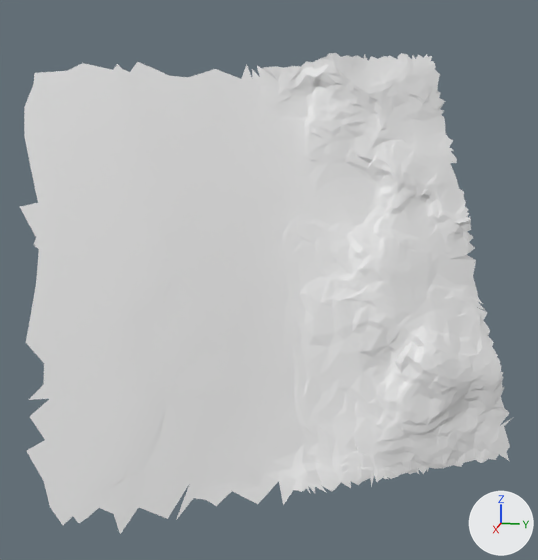
What one commit did to the glTF model moon small_tiles/tile_120.glb.
Both versions are drawn from a camera (50 mm lens) standing at (31.07, 13.89, 14.01) and looking at (22.9, 12.26, 11.97). Every picture has the same lights, and +X, +Y and +Z are marked at lower right. The first picture is the older version. Vertices at exactly the same position are counted once.

Script lines for the objects in view, before the commit:
```python
me_t120 = bpy.data.meshes.new('t120')
me_t120.from_pydata(...)  # 2283 vertices, 4332 faces; spans x 20.87..24.8, y 9.52..15.13, z 9.61..14.54
ob_t120 = bpy.data.objects.new('t120', me_t120)
ob_t120.location = (0.0, 0.0, 0.0)
```
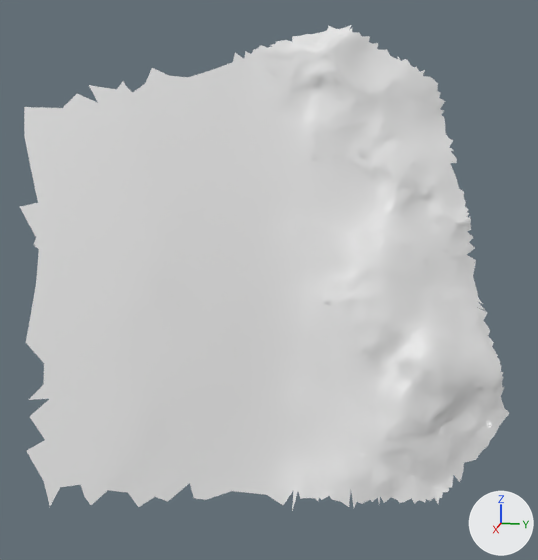
Diff of the bpy script that builds the scene:
```diff
--- a/moon small_tiles/tile_120.glb.py
+++ b/moon small_tiles/tile_120.glb.py
@@ me_t120 @@
 # used by ob_t120; location = (0.0, 0.0, 0.0)
-me_t120.from_pydata(...)  # 2283 vertices, 4332 faces; spans x 20.87..24.8, y 9.52..15.13, z 9.61..14.54
+me_t120.from_pydata(...)  # 2453 vertices, 4677 faces; spans x 21.08..24.78, y 9.52..15.08, z 9.47..14.89
+# me_t120 part 1: 26 vertices removed from x 20.87..21.14, y 13.6..14.09, z 14.29..14.54; 125 vertices added at x 21.17..21.85, y 11.6..13.43, z 14.42..14.89
+# me_t120 part 2: 28 vertices removed from x 22.42..24.8, y 10.49..15.13, z 9.61..10.32; 113 vertices added at x 22.88..23.87, y 12.71..14.56, z 9.47..9.83
+# me_t120 part 3: 14 vertices removed from x 22.38..23.01, y 9.54..10.57, z 14.14..14.42
```

What differs and where, as boxes [x1, y1, x2, y2] in the pictures (538 x 560 px):
't120', reshaped: before [20, 53, 512, 534]; after [20, 25, 509, 511]
part 1 of me_t120, built on: before [399, 53, 440, 83]; after [216, 25, 390, 79]
part 2 of me_t120, reshaped: before [50, 418, 512, 534]; after [292, 463, 464, 511]
part 3 of me_t120, deleted: before [25, 62, 152, 108]
